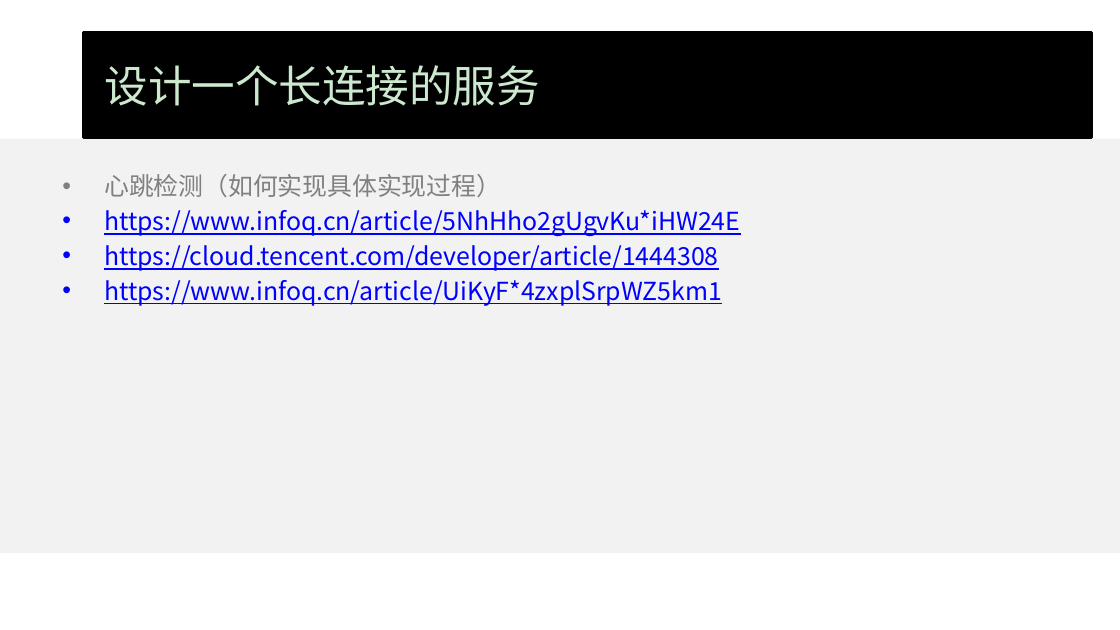
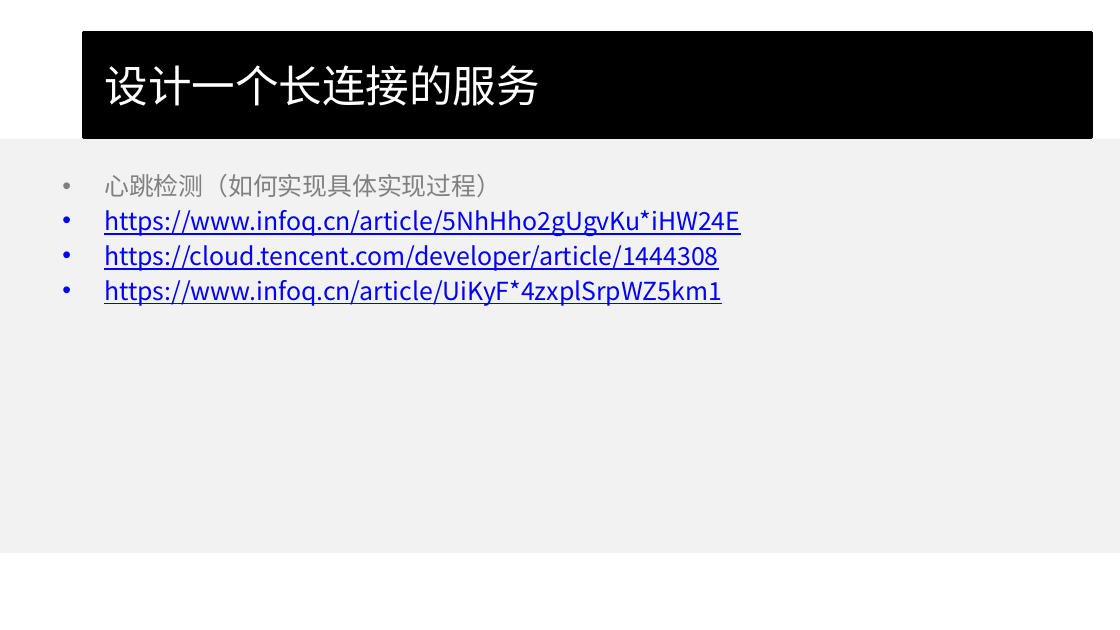
Before and after one commit to wangcy6/weekly, a slide deck: slide 13 of ppt/实战项目.pptx. Drawn at 1120x630 pixels with LibreOffice and Linux fonts; fonts in the diff are those of the drawing; background and template pictures are left out. Boxes give left, top, right and bottom in pixels: in the first picture for what was removed or moved away, otherwise in the second. Text is boxed around its words. In the diff, an @@ line names an element or a change of style, - is before the commit and + after.

```diff
--- a/ppt/实战项目.pptx
+++ b/ppt/实战项目.pptx
@@ background #CCE8CF to #FFFFFF @@
@@ title "设计一个长连接的服务" at (x1=84, y1=32, x2=1092, y2=138): text colour #CCE8CF to #FFFFFF @@
```
Also in this commit, not shown: 13 other slides changed, 5 slides added, 1 slide removed, 5 other files.
